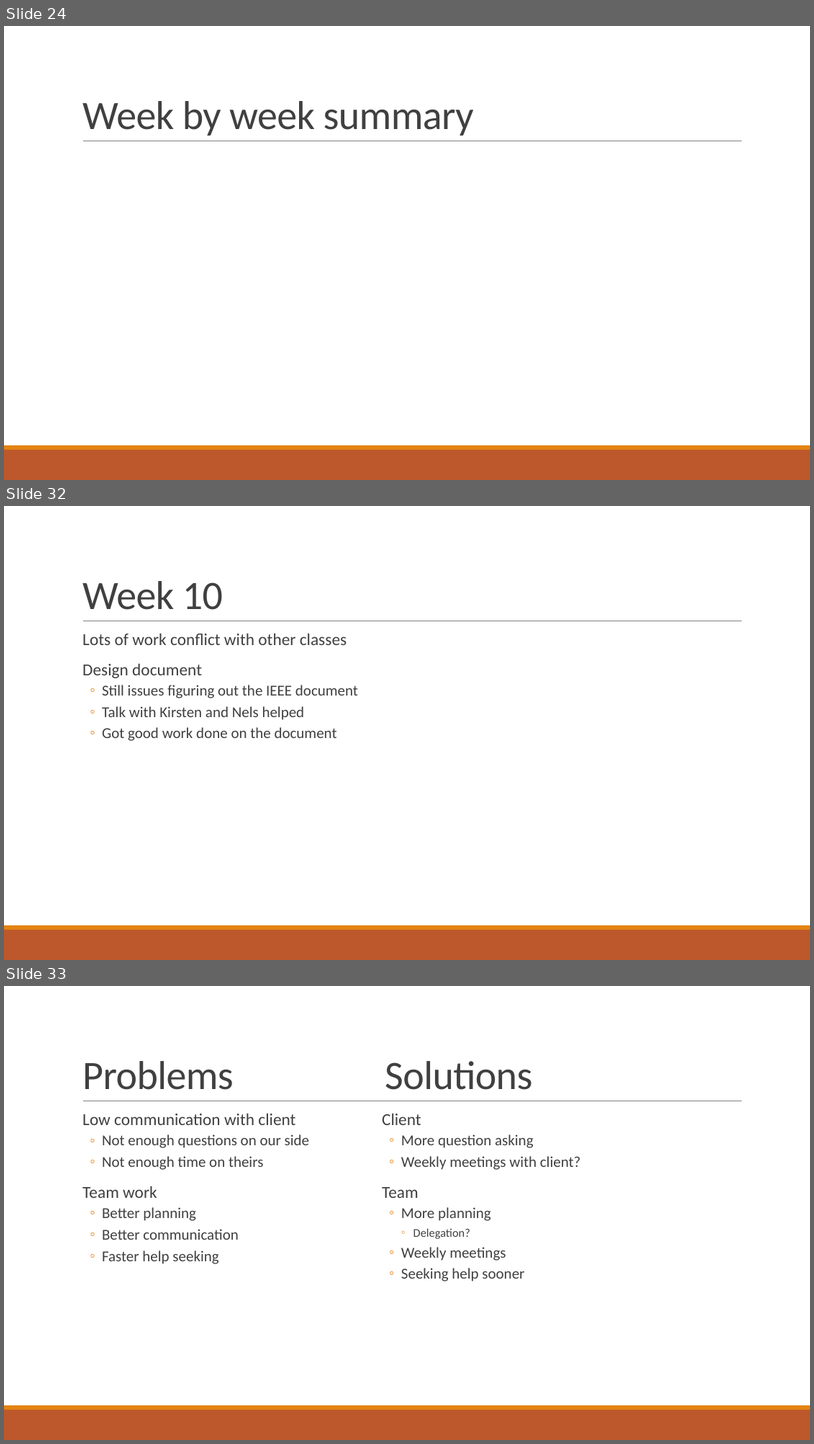
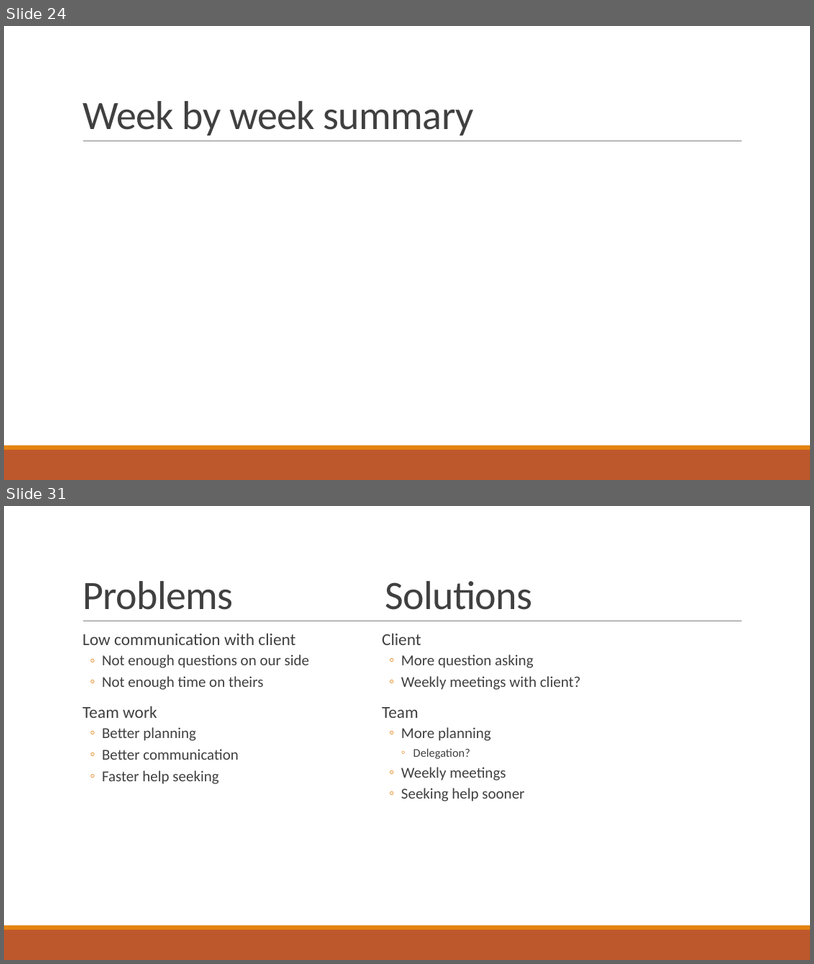
Before and after one commit to gonsalvg/Capstone-Forge-App, a slide deck: Project Documents/Progress Report 2/Progress report.pptx. Shown one above the other, each under a label of ours: slides 24, 32 and 33 before the commit, slides 24 and 31 after it; the slides between them are not shown. The pictures are 814x1444 and 814x964 pixels, drawn with LibreOffice and Linux fonts; fonts in the diff are those of the drawing. Boxes give left, top, right and bottom in pixels: in the first picture for what was removed or moved away, otherwise in the second. Text is boxed around its words. In the diff, an @@ line names an element or a change of style, - is before the commit and + after.

```diff
--- a/Project Documents/Progress Report 2/Progress report.pptx
+++ b/Project Documents/Progress Report 2/Progress report.pptx
@@ slide 32 removed at <box>4,506,810,960</box>, background #FFFFFF; not listed: 3 template elements that a slide beside it also shows @@
@@ title removed at <box>82,581,223,610</box> @@
-Week 10
@@ text removed at <box>82,633,358,741</box> @@
-  Lots of work conflict with other classes
-  Design document
-  ◦ Still issues figuring out the IEEE document
-  ◦ Talk with Kirsten and Nels helped
-  ◦ Got good work done on the document
@@ what was slide 33 is now slide 31 @@
```
Also in this commit, not shown: 2 slides changed, 5 slides added, 6 other slides removed, 3 other files.
